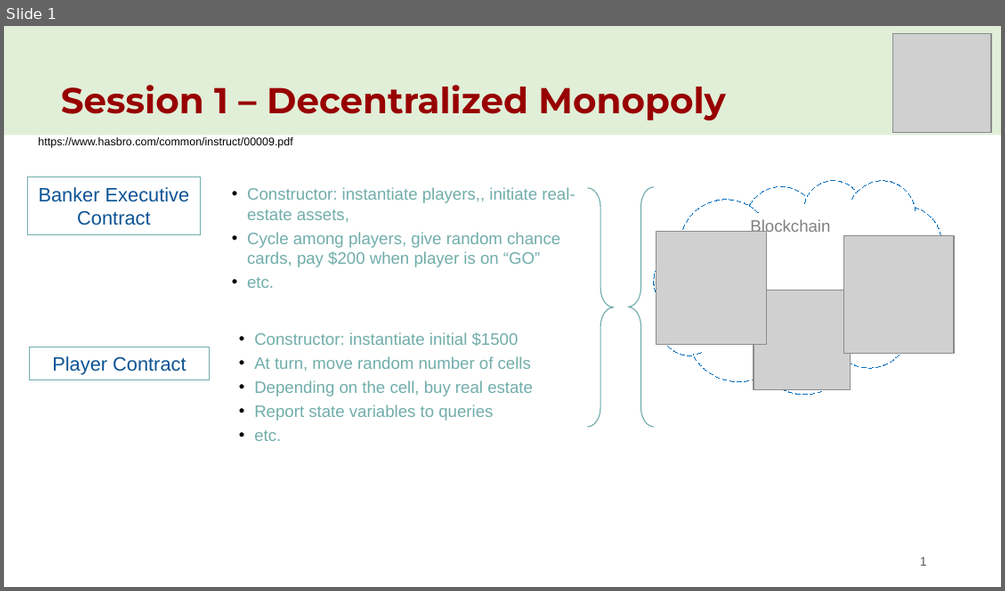
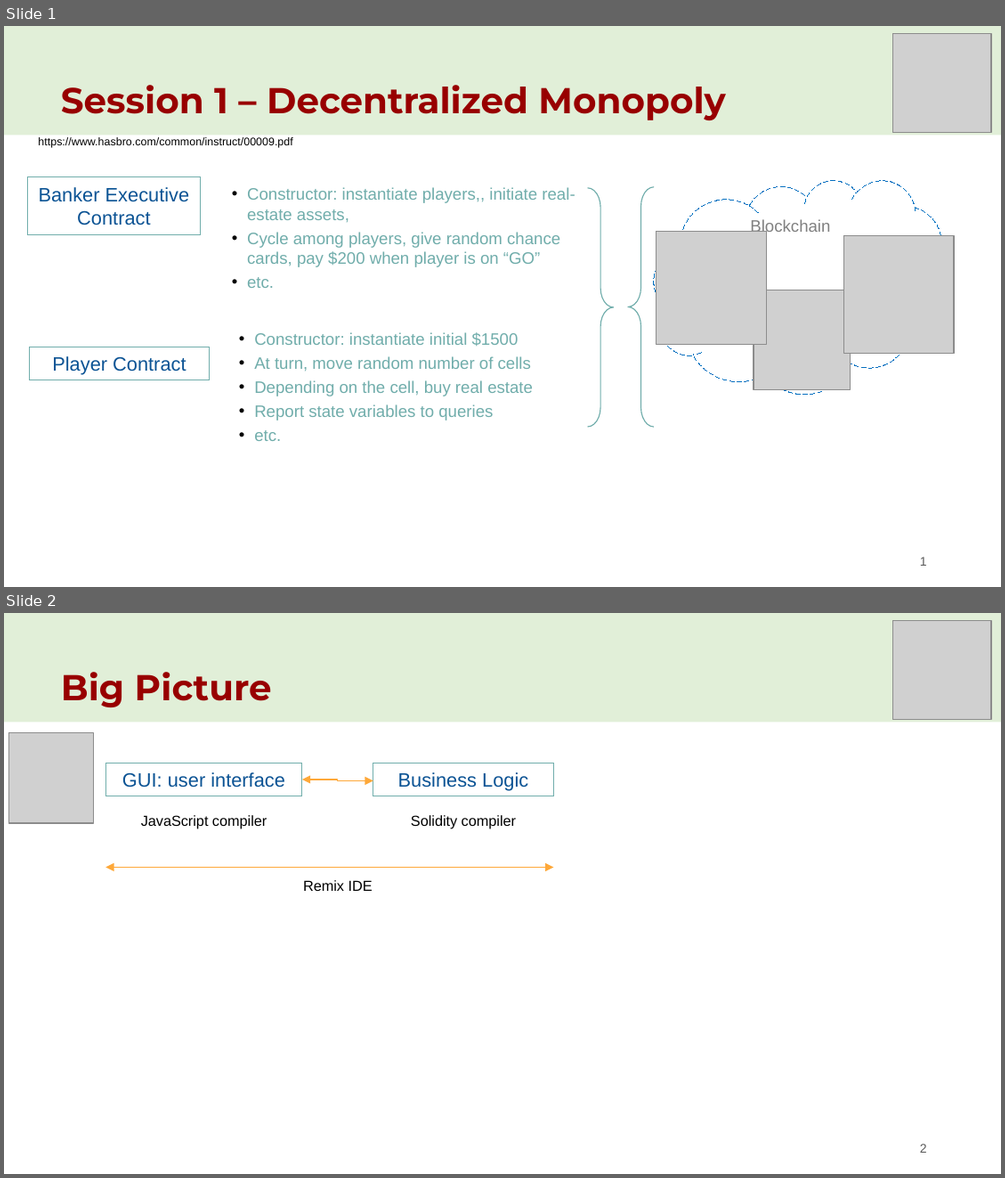
Before and after one commit to kvutien/Project-ETHDenver-bootcamp, a slide deck: session_1/20221018 ETH Denver S1 homework.pptx. Shown one above the other, each under a label of ours: slide 1 before the commit, slides 1 and 2 after it. The pictures are 1005x591 and 1005x1178 pixels, drawn with LibreOffice and Linux fonts; fonts in the diff are those of the drawing; grey boxes stand for pictures. Boxes give left, top, right and bottom in pixels: in the first picture for what was removed or moved away, otherwise in the second. Text is boxed around its words. In the diff, an @@ line names an element or a change of style, - is before the commit and + after.

Commit message:
Add the big picture in Homework 2

```diff
--- a/session_1/20221018 ETH Denver S1 homework.pptx
+++ b/session_1/20221018 ETH Denver S1 homework.pptx
@@ slide 2 added at <box>4,613,1001,1174</box>, background #FFFFFF; not listed: 1 template element that a slide beside it also shows @@
@@ picture added at <box>892,621,991,720</box> @@
@@ title added at <box>61,672,272,707</box>, 26 pt, text #980000, bold @@
+Big Picture
@@ picture added at <box>9,732,94,823</box> @@
@@ rectangle added at <box>105,763,302,796</box>, outline #70ADAB 0.75 pt, 14 pt, text #0B5394 @@
+GUI: user interface
@@ rectangle added at <box>372,763,553,796</box>, outline #70ADAB 0.75 pt, 14 pt, text #0B5394 @@
+Business Logic
@@ elbow double arrow added from (302, 779) to (372, 780), #FEA83A 0.75 pt @@
@@ text added at <box>141,815,267,828</box>, 10.5 pt, text #000000 @@
+JavaScript compiler
@@ text added at <box>411,815,516,828</box>, 10.5 pt, text #000000 @@
+Solidity compiler
@@ double arrow added from (105, 868) to (553, 868), #FEA83A 0.75 pt @@
@@ text added at <box>303,880,372,891</box>, 10.5 pt, text #000000 @@
+Remix IDE
@@ page number added at <box>920,1143,927,1152</box>, 9 pt, text #595959 @@
+2
```
Also in this commit, not shown: 1 other slide added, 3 other files.
